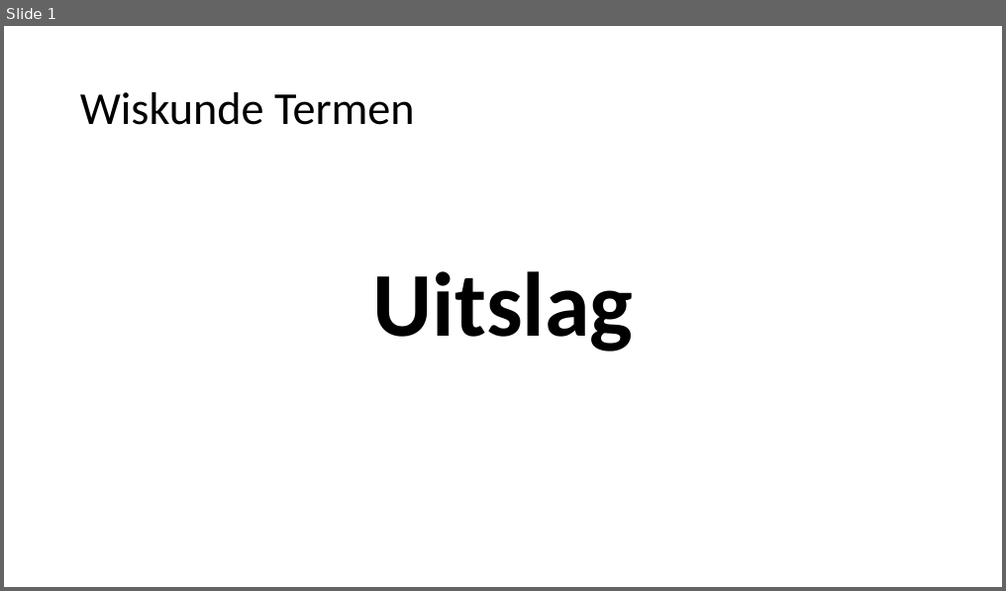
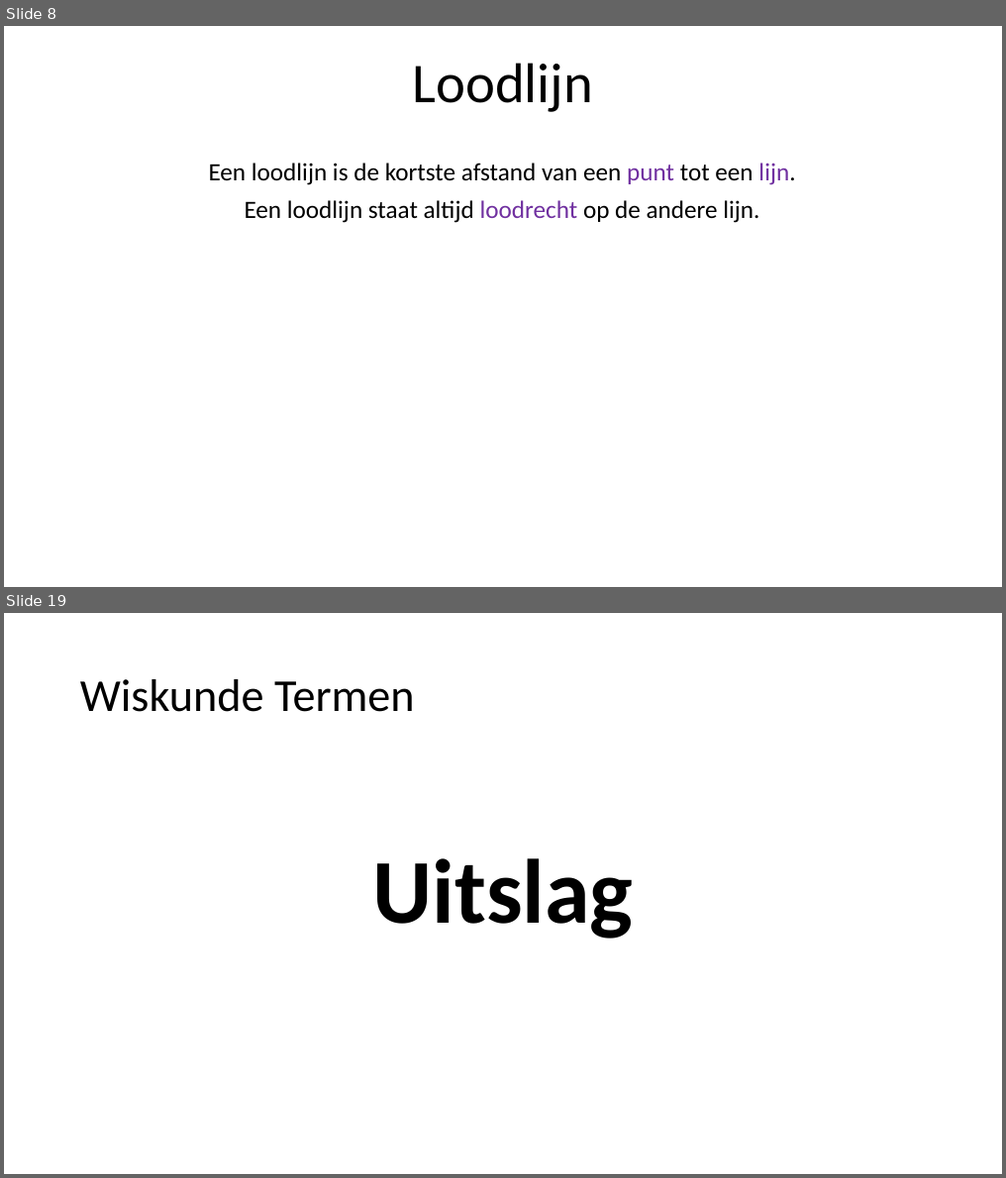
Before and after one commit to heinvinkel/wiskundetermen, a slide deck: meetkunde/AAAAMeetkunde.pptx. Shown one above the other, each under a label of ours: slide 1 before the commit, slides 8 and 19 after it; the slides between them are not shown. The pictures are 1006x591 and 1006x1178 pixels, drawn with LibreOffice and Linux fonts; fonts in the diff are those of the drawing. Boxes give left, top, right and bottom in pixels: in the first picture for what was removed or moved away, otherwise in the second. Text is boxed around its words. In the diff, an @@ line names an element or a change of style, - is before the commit and + after.

```diff
--- a/meetkunde/AAAAMeetkunde.pptx
+++ b/meetkunde/AAAAMeetkunde.pptx
@@ slide 8 added at (x1=4, y1=26, x2=1002, y2=587), background #FFFFFF @@
@@ title added at (x1=413, y1=63, x2=594, y2=112), 54 pt, text #000000 @@
+Loodlijn
@@ subtitle added at (x1=209, y1=163, x2=795, y2=223), 24 pt, text #000000 @@
+Een loodlijn is de kortste afstand van een punt tot een lijn.
+Een loodlijn staat altijd loodrecht op de andere lijn.
@@ what was slide 1 is now slide 19 @@
```
Also in this commit, not shown: 17 other slides added, 4 other files.
